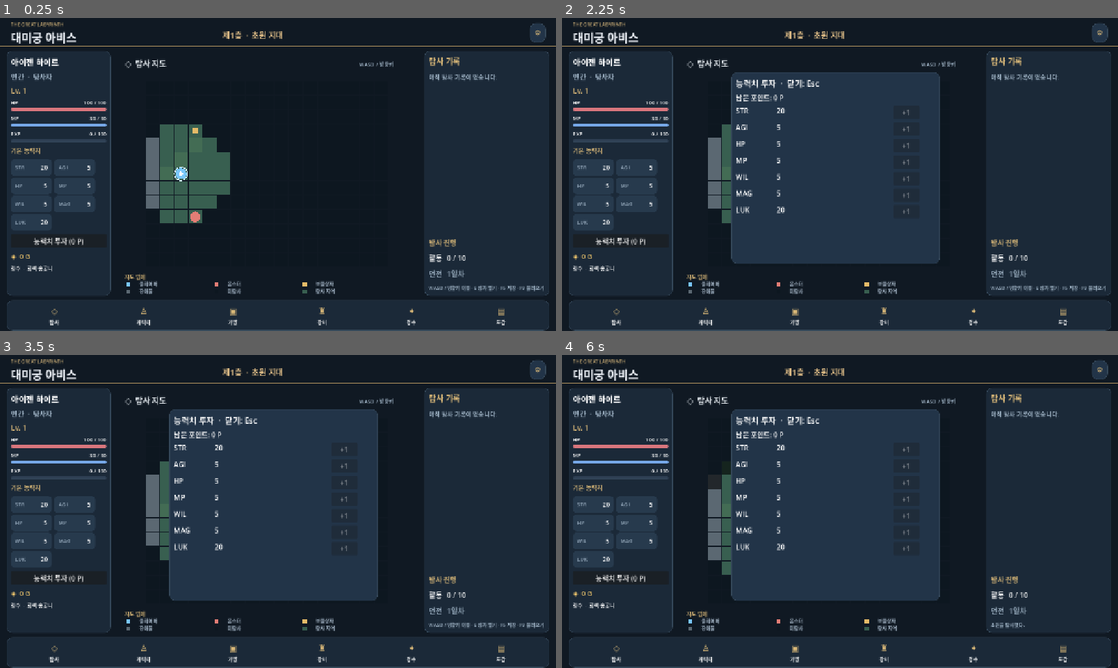
Above: before the commit, frames 1-4 (two rows, left to right).
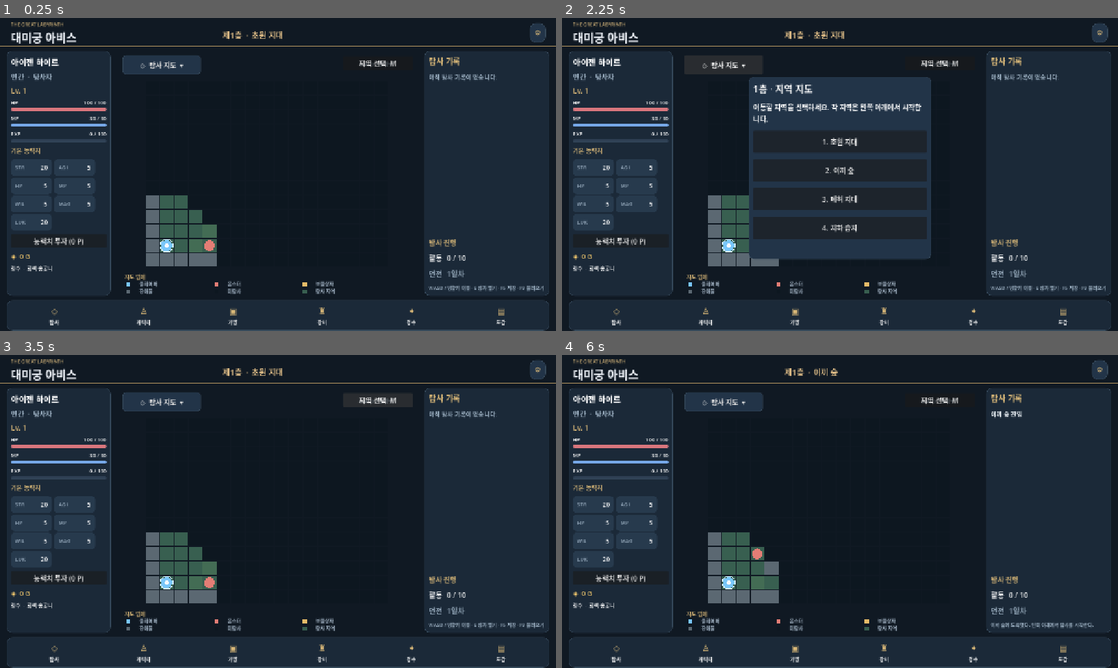
Above: after the commit, the same moments.

Repository: anjunhui007-dev/Abyss_v0_1
Game: Godot game, scene res://scenes/main.tscn
Same seed, same stepped clock (60 frames per second), same inputs: the game is played once before the commit and once after it.
Inputs (mouse positions are in pixels of both pictures, inside the frame that each line leads up to):
- Up to frame 1 (0.25 s): no input
- Up to frame 2 (2.25 s): click "⚙" at 0.5 s; click "능력치 투자 (0 P)" at 1.25 s; click (723, 64) at 2 s, where only the run after the commit has a clickable "◇ 탐사 지도 ▾"
- Up to frame 3 (3.5 s): click (378, 398) at 2.75 s, where only the run after the commit has a clickable "지역 선택 M"
- Up to frame 4 (6 s): tap Enter at 3.5 s; hold D 3.53-4.25 s; tap M at 3.6, 5.3 s; tap E at 3.8, 5.1 s; click (840, 480) at 4.25 s, where only the run after the commit has a clickable "1. 초원 지대"; tap Space at 5 s; hold S 5.03-5.75 s; click (840, 508) at 5.75 s, where only the run after the commit has a clickable "2. 이끼 숲"

The runs differ from the first frame. In frame 1, 5.6% of the frame differs, in the area x 22-72%, y 12-80%; in frame 2, 15%; in frame 3, 26%, in the area x 22-75%, y 12-80%; in frame 4, 25%.

Commit message:
Add four selectable dungeon regions with independent map states and bottom-left spawn

Diff:
--- a/scripts/main.gd
+++ b/scripts/main.gd
@@ -7,7 +7,13 @@
 const SAVE_PATH := "user://abyss_save.json"
 const DIRS := [Vector2i.UP, Vector2i.DOWN, Vector2i.LEFT, Vector2i.RIGHT]
 
-var player := Vector2i(2, 6)
+const START_TILE := Vector2i(1, 11)
+const REGION_NAMES := ["초원 지대", "이끼 숲", "폐허 지대", "지하 습지"]
+var current_region: int = 0
+var region_states: Dictionary = {}
+var region_popup: PanelContainer
+var region_title: Label
+var player := START_TILE
 var explored: Dictionary = {}
 var monsters: Dictionary = {}
 var walls: Dictionary = {}
@@ -64,6 +70,8 @@
 func _toggle_stats() -> void:
 	stat_popup.visible = not stat_popup.visible
 	if stat_popup.visible:
+		region_popup.visible = false
+	if stat_popup.visible:
 		settings_popup.visible = false
 
 func _invest_stat(name: String) -> void:
@@ -91,6 +99,56 @@
 		monsters[candidates[i]] = MONSTER_TYPES[randi_range(0, MONSTER_TYPES.size() - 1)]
 	_record_event("테스트 몬스터 재출현")
 
+
+func _region_title() -> String:
+	return REGION_NAMES[current_region]
+
+func _pack_region() -> Dictionary:
+	var seen: Array = []
+	for p in explored.keys():
+		seen.append([p.x, p.y])
+	var enemies: Array = []
+	for p in monsters.keys():
+		enemies.append([p.x, p.y, monsters[p]])
+	var treasure: Array = []
+	for p in chests.keys():
+		treasure.append([p.x, p.y])
+	return {"explored": seen, "monsters": enemies, "chests": treasure}
+
+func _unpack_region(data: Dictionary) -> void:
+	explored.clear()
+	monsters.clear()
+	chests.clear()
+	for p in data.get("explored", []):
+		explored[Vector2i(int(p[0]), int(p[1]))] = true
+	for p in data.get("monsters", []):
+		monsters[Vector2i(int(p[0]), int(p[1]))] = str(p[2])
+	for p in data.get("chests", []):
+		chests[Vector2i(int(p[0]), int(p[1]))] = true
+
+func _toggle_region_map() -> void:
+	if phase != "explore":
+		return
+	region_popup.visible = not region_popup.visible
+	if region_popup.visible:
+		settings_popup.visible = false
+		stat_popup.visible = false
+
+func _change_region(target: int) -> void:
+	if phase != "explore" or target < 0 or target >= REGION_NAMES.size():
+		return
+	if target != current_region:
+		region_states[str(current_region)] = _pack_region()
+		current_region = target
+		_generate_map()
+		if region_states.has(str(current_region)):
+			_unpack_region(region_states[str(current_region)])
+		player = START_TILE
+		_reveal()
+		_record_event("%s 진입" % _region_title())
+		message = "%s에 도착했다. 왼쪽 아래에서 탐사를 시작한다." % _region_title()
+	region_popup.visible = false
+	_refresh()
 
 func _ready() -> void:
 	_build_ui()
@@ -180,6 +238,8 @@
 
 func _toggle_settings() -> void:
 	settings_popup.visible = not settings_popup.visible
+	if settings_popup.visible:
+		region_popup.visible = false
 
 func _build_ui() -> void:
 	var bg := ColorRect.new()
@@ -189,7 +249,7 @@
 	add_child(bg)
 	_make_label("THE GREAT LABYRINTH", Vector2(25, 7), 11, Color("d7b77b"))
 	_make_label("대미궁 아비스", Vector2(25, 24), 26, Color("f0f4fa"))
-	_make_label("제1층  ·  초원 지대", Vector2(512, 26), 18, Color("e5c28a"))
+	region_title = _make_label("", Vector2(512, 26), 18, Color("e5c28a"))
 	var settings_button := Button.new()
 	settings_button.text = "⚙"
 	settings_button.position = Vector2(1220, 12)
@@ -269,7 +329,14 @@
 	var middle := _panel(Vector2(267, 76), Vector2(697, 563))
 	middle.show_behind_parent = true
 	middle.mouse_filter = Control.MOUSE_FILTER_IGNORE
-	_make_label("◇  탐사 지도", Vector2(288, 91), 18, Color("eaf0f5"))
+	var map_button := Button.new()
+	map_button.text = "◇  탐사 지도  ▾"
+	map_button.position = Vector2(282, 86)
+	map_button.custom_minimum_size = Vector2(180, 35)
+	map_button.add_theme_stylebox_override("normal", _style("223448", "35485a", 7))
+	map_button.add_theme_font_size_override("font_size", 16)
+	map_button.pressed.connect(_toggle_region_map)
+	add_child(map_button)
 	_make_label("WASD / 방향키", Vector2(827, 97), 12, Color("9fb3c5"))
 	_make_label("지도 범례", Vector2(287, 586), 12, Color("d9b878"))
 	var legend_data := [["플레이어", 307, 605], ["몬스터", 510, 605], ["보물상자", 713, 605], ["장애물", 307, 622], ["미탐사", 510, 622], ["탐사 지역", 713, 622]]
@@ -315,6 +382,32 @@
 	bottom.add_child(bottom_row)
 	for item in [["◇", "탐사"], ["♙", "캐릭터"], ["▣", "가방"], ["♜", "장비"], ["✦", "정수"], ["▤", "도감"]]:
 		_make_menu_item(bottom_row, item[0], item[1])
+	var region_button := Button.new()
+	region_button.text = "지역 선택  M"
+	region_button.position = Vector2(790, 88)
+	region_button.custom_minimum_size = Vector2(160, 32)
+	region_button.pressed.connect(_toggle_region_map)
+	add_child(region_button)
+	region_popup = _panel(Vector2(430, 135), Vector2(420, 420), "223448")
+	var region_col := VBoxContainer.new()
+	region_col.add_theme_constant_override("separation", 15)
+	region_popup.add_child(region_col)
+	var region_heading := Label.new()
+	region_heading.text = "1층 · 지역 지도"
+	region_heading.add_theme_font_size_override("font_size", 22)
+	region_col.add_child(region_heading)
+	var region_hint := Label.new()
+	region_hint.text = "이동할 지역을 선택하세요. 각 지역은 왼쪽 아래에서 시작합니다."
+	region_hint.autowrap_mode = TextServer.AUTOWRAP_WORD_SMART
+	region_hint.custom_minimum_size = Vector2(380, 42)
+	region_col.add_child(region_hint)
+	for i in range(REGION_NAMES.size()):
+		var region_entry := Button.new()
+		region_entry.text = "%d. %s" % [i + 1, REGION_NAMES[i]]
+		region_entry.custom_minimum_size = Vector2(370, 51)
+		region_entry.pressed.connect(_change_region.bind(i))
+		region_col.add_child(region_entry)
+	region_popup.visible = false
 	settings_popup = _panel(Vector2(996, 66), Vector2(265, 172), "223448")
 	settings_popup.show_behind_parent = false
 	var settings_content := VBoxContainer.new()
@@ -387,24 +480,62 @@
 	walls.clear()
 	monsters.clear()
 	chests.clear()
+	explored.clear()
 	for x in range(W):
 		for y in range(H):
 			if x == 0 or y == 0 or x == W - 1 or y == H - 1:
 				walls[Vector2i(x, y)] = true
-	for p in [Vector2i(5, 2), Vector2i(5, 3), Vector2i(5, 4), Vector2i(9, 7), Vector2i(9, 8), Vector2i(12, 4), Vector2i(12, 5)]:
-		walls[p] = true
-	monsters[Vector2i(7, 6)] = "wolf"
-	monsters[Vector2i(4, 9)] = "slime"
-	monsters[Vector2i(13, 9)] = "wolf"
-	for spawn in [[3,9,"rat"],[8,3,"beetle"],[10,3,"slime"],[13,6,"rat"],[7,10,"beetle"],[11,10,"slime"],[3,2,"slime"],[14,7,"wolf"]]:
-		monsters[Vector2i(int(spawn[0]), int(spawn[1]))] = str(spawn[2])
-	chests[Vector2i(3, 3)] = true
-	chests[Vector2i(14, 3)] = true
+	var obstacles: Array = []
+	match current_region:
+		0:
+			obstacles = [[5,2],[5,3],[5,4],[9,7],[9,8],[12,4],[12,5]]
+		1:
+			for x in [4,8,12]:
+				for y in range(2,11):
+					if y != 5 and y != 9:
+						obstacles.append([x,y])
+		2:
+			for x in range(3,15):
+				if x != 7 and x != 12:
+					obstacles.append([x,4])
+				if x != 5 and x != 10:
+					obstacles.append([x,8])
+			for y in [2,3,9,10]:
+				obstacles.append([10,y])
+		3:
+			for y in range(2,11):
+				if y not in [4,8]:
+					obstacles.append([6,y])
+			for x in range(8,15):
+				if x != 11:
+					obstacles.append([x,6])
+			for y in [2,3,9,10]:
+				obstacles.append([12,y])
+	for tile in obstacles:
+		walls[Vector2i(int(tile[0]), int(tile[1]))] = true
+	var spawn_candidates: Array[Vector2i] = []
+	for x in range(1,W-1):
+		for y in range(1,H-1):
+			var tile := Vector2i(x,y)
+			if not walls.has(tile) and tile != START_TILE and tile.distance_to(START_TILE) > 2.5:
+				spawn_candidates.append(tile)
+	spawn_candidates.shuffle()
+	for i in range(mini(13,spawn_candidates.size())):
+		var kind: String = MONSTER_TYPES[(i + current_region) % MONSTER_TYPES.size()]
+		monsters[spawn_candidates[i]] = kind
+	var treasure_candidates: Array[Vector2i] = []
+	for tile in spawn_candidates:
+		if not monsters.has(tile):
+			treasure_candidates.append(tile)
+	for i in range(mini(3,treasure_candidates.size())):
+		chests[treasure_candidates[i]] = true
 
 func _input(event: InputEvent) -> void:
 	if event is InputEventKey and event.pressed and not event.echo:
 		if event.keycode == KEY_ESCAPE:
-			if stat_popup.visible:
+			if region_popup.visible:
+				region_popup.visible = false
+			elif stat_popup.visible:
 				stat_popup.visible = false
 			else:
 				_toggle_settings()
@@ -416,7 +547,7 @@
 		if event.keycode == KEY_F9:
 			_load()
 			return
-		if settings_popup.visible or stat_popup.visible:
+		if settings_popup.visible or stat_popup.visible or region_popup.visible:
 			return
 		if phase == "battle":
 			match event.keycode:
@@ -434,6 +565,9 @@
 			KEY_D, KEY_RIGHT: d = Vector2i.RIGHT
 			KEY_E:
 				_open_chest()
+				return
+			KEY_M:
+				_toggle_region_map()
 				return
 			KEY_R:
 				_respawn_monsters()
@@ -526,7 +660,7 @@
 				combat_log.append("도주 성공!")
 				phase = "explore"
 				battle_panel.visible = false
-				player = Vector2i(2, 6)
+				player = START_TILE
 				message = "도주에 성공했다."
 				_refresh()
 				return
@@ -592,6 +726,7 @@
 	mp_value.text = "%d / %d" % [mp, _max_mp()]
 	xp_value.text = "%d / %d" % [exp_points, _required_exp()]
 	status_label.text = "Lv. %d" % level
+	region_title.text = "제1층  ·  %s" % _region_title()
 	stat_values["gold"].text = "◈  %d G" % gold
 	points_button.text = "능력치 투자 (%d P)" % stat_points
 	stat_popup_info.text = "남은 포인트: %d P" % stat_points
@@ -667,7 +802,8 @@
 	for p in monsters.keys(): m.append([p.x, p.y, monsters[p]])
 	var c: Array = []
 	for p in chests.keys(): c.append([p.x, p.y])
-	var data := {"player": [player.x, player.y], "explored": e, "monsters": m, "chests": c, "hp": hp, "mp": mp, "gold": gold, "exp": exp_points, "level": level, "activity": activity, "day": day, "history": history, "stats": stats, "stat_points": stat_points}
+	region_states[str(current_region)] = _pack_region()
+	var data := {"region": current_region, "regions": region_states, "player": [player.x, player.y], "explored": e, "monsters": m, "chests": c, "hp": hp, "mp": mp, "gold": gold, "exp": exp_points, "level": level, "activity": activity, "day": day, "history": history, "stats": stats, "stat_points": stat_points}
 	var file := FileAccess.open(SAVE_PATH, FileAccess.WRITE)
 	if file == null:
 		message = "저장 실패"
@@ -685,6 +821,11 @@
 	if file == null: return
 	var data = JSON.parse_string(file.get_as_text())
 	if not data is Dictionary: return
+	current_region = clampi(int(data.get("region", 0)), 0, REGION_NAMES.size() - 1)
+	_generate_map()
+	region_states.clear()
+	if data.has("regions") and data["regions"] is Dictionary:
+		region_states = data["regions"]
 	player = Vector2i(int(data.player[0]), int(data.player[1]))
 	explored.clear()
 	for p in data.explored: explored[Vector2i(int(p[0]), int(p[1]))] = true
@@ -718,5 +859,6 @@
 				history.append({"title": str(event_data["title"]), "gold": int(event_data["gold"]), "exp": int(event_data["exp"])})
 				if history.size() >= 300:
 					break
+	region_popup.visible = false
 	message = "저장 데이터 불러오기 완료!"
 	_refresh()
